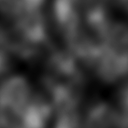
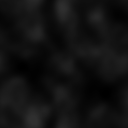
Before/after of a 128 x 128 layered artwork. What changed in the layer stack:
added layer "Layer 15" (70%) above "DEBUGGING" over [0, 0, 128, 128]
